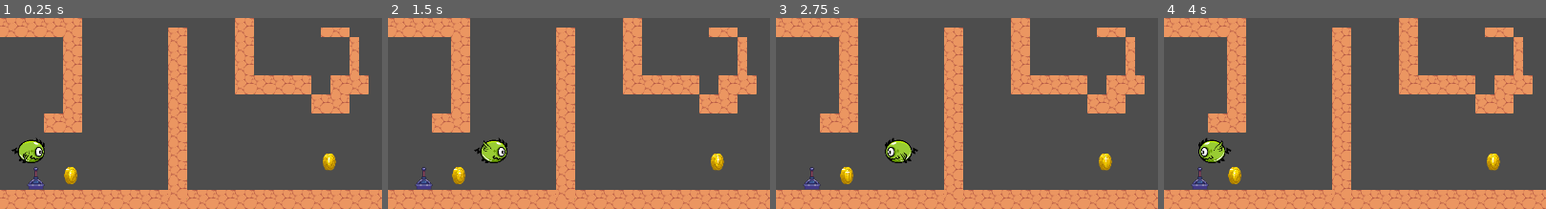
Above: before the commit, frames 1-4 (left to right).
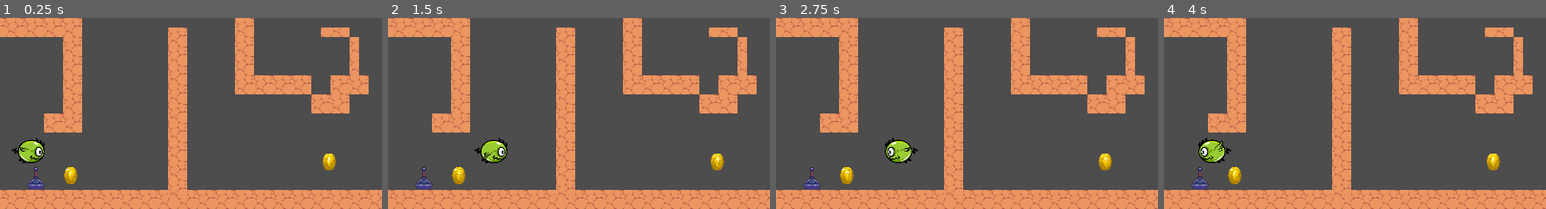
Above: after the commit, the same moments.

Repository: WoraPhet/GoDotMazeLearn
Game: Godot game, scene res://level_1.tscn
Two runs of this game, one before a commit and one after it. Both use one fixed random seed, a clock stepped at 60 frames per second and the inputs below. Sound files missing from this copy of the repository are replaced by a short silence.
Inputs:
- Up to frame 1 (0.25 s): no input
- Up to frame 2 (1.5 s): hold Right (ui_right) 0.53-1.28 s; hold Down (ui_down) from 1.28 s (still down)
- Up to frame 3 (2.75 s): release Down (ui_down) at 2.03 s; hold Right (ui_right) from 2.03 s (still down)
- Up to frame 4 (4 s): release Right (ui_right) at 2.78 s; hold Up (ui_up) 2.78-3.53 s; hold Left (ui_left) from 3.53 s (still down)
The pictures show only the part of the screen within x 9-59%, y 50-100%; the shares and areas given below are measured in that part.

The runs differ from the first frame. In frame 1, less than 0.1% of the frame differs, in the area x 5-8%, y 67-75%; in frame 2, less than 0.1%, in the area x 24-28%, y 64-74%; in frame 3, less than 0.1%; in frame 4, nothing differs.

Commit message:
Page link start game gameover scoreboard goback

Diff:
--- /dev/null
+++ b/GoBack.gd
@@ -0,0 +1,4 @@
+extends Button
+
+func _pressed():
+	get_tree().change_scene_to_file("res://level_1.tscn")
--- /dev/null
+++ b/GoBack_ToStartMenu_BTN.gd
@@ -0,0 +1,5 @@
+extends Button
+
+
+func _pressed():
+	get_tree().change_scene_to_file("res://start_menu.tscn")
--- /dev/null
+++ b/ScoreBoard.gd
@@ -0,0 +1,5 @@
+extends Button
+
+
+func _pressed():
+	get_tree().change_scene_to_file("res://score_board_page.tscn")
--- /dev/null
+++ b/Start_BTN.gd
@@ -0,0 +1,5 @@
+extends Button
+
+
+func _pressed():
+	get_tree().change_scene_to_file("res://level_1.tscn")
--- /dev/null
+++ b/game_over.tscn
@@ -0,0 +1,37 @@
+[gd_scene load_steps=4 format=3 uid="uid://duo78dps3sd4t"]
+
+[ext_resource type="PackedScene" uid="uid://curmfm2h1efkn" path="res://go_back_to_start_menu_btn.tscn" id="2_bc6qd"]
+[ext_resource type="PackedScene" uid="uid://bvfdfy0qgn0ul" path="res://score_board.tscn" id="2_bnlxv"]
+
+[sub_resource type="FontVariation" id="FontVariation_h6dhk"]
+
+[node name="GameOver" type="Node2D"]
+
+[node name="Control" type="Control" parent="."]
+layout_mode = 3
+anchors_preset = 0
+offset_right = 40.0
+offset_bottom = 40.0
+
+[node name="Label" type="Label" parent="Control"]
+layout_mode = 0
+offset_left = 479.0
+offset_top = 289.0
+offset_right = 765.0
+offset_bottom = 361.0
+theme_override_fonts/font = SubResource("FontVariation_h6dhk")
+theme_override_font_sizes/font_size = 50
+text = "GAME OVER"
+
+[node name="ScoreBoard" parent="Control" instance=ExtResource("2_bnlxv")]
+layout_mode = 0
+offset_left = 488.0
+offset_top = 430.0
+offset_right = 590.0
+offset_bottom = 461.0
+
+[node name="GoBack_ToStartMenu_BTN" parent="Control" instance=ExtResource("2_bc6qd")]
+offset_left = 659.0
+offset_top = 429.0
+offset_right = 729.0
+offset_bottom = 460.0
--- /dev/null
+++ b/go_back_to_start_menu_btn.tscn
@@ -0,0 +1,9 @@
+[gd_scene load_steps=2 format=3 uid="uid://curmfm2h1efkn"]
+
+[ext_resource type="Script" path="res://GoBack_ToStartMenu_BTN.gd" id="1_pkc0i"]
+
+[node name="GoBack_ToStartMenu_BTN" type="Button"]
+offset_right = 8.0
+offset_bottom = 8.0
+text = "Go back"
+script = ExtResource("1_pkc0i")
--- a/monster_1.tscn
+++ b/monster_1.tscn
@@ -36,7 +36,7 @@
 scale = Vector2(0.05, 0.05)
 sprite_frames = SubResource("SpriteFrames_fvypi")
 autoplay = "default"
-frame_progress = 0.910537
+frame_progress = 0.190556
 
 [node name="CollisionShape2D" type="CollisionShape2D" parent="."]
 position = Vector2(0.5, 0)
--- a/player.gd
+++ b/player.gd
@@ -33,3 +33,5 @@
 func _on_area_2d_2_body_entered(body):
 	if body.name == "Player":
 		$ProgressBar.value -= 10
+	if $ProgressBar.value <= 0:
+		get_tree().change_scene_to_file("res://game_over.tscn")
--- /dev/null
+++ b/score_board.tscn
@@ -0,0 +1,9 @@
+[gd_scene load_steps=2 format=3 uid="uid://bvfdfy0qgn0ul"]
+
+[ext_resource type="Script" path="res://ScoreBoard.gd" id="1_qrk6b"]
+
+[node name="ScoreBoard_BTN" type="Button"]
+offset_right = 8.0
+offset_bottom = 8.0
+text = "Score Board"
+script = ExtResource("1_qrk6b")
--- /dev/null
+++ b/score_board_page.tscn
@@ -0,0 +1,18 @@
+[gd_scene load_steps=2 format=3 uid="uid://cexjls2u4sqge"]
+
+[ext_resource type="PackedScene" uid="uid://curmfm2h1efkn" path="res://go_back_to_start_menu_btn.tscn" id="1_4aays"]
+
+[node name="ScoreBoardPage" type="Node2D"]
+
+[node name="Label" type="Label" parent="."]
+offset_left = 558.0
+offset_top = 150.0
+offset_right = 693.0
+offset_bottom = 176.0
+text = "Score Board Page"
+
+[node name="GoBack_ToStartMenu_BTN" parent="." instance=ExtResource("1_4aays")]
+offset_left = 584.0
+offset_top = 552.0
+offset_right = 654.0
+offset_bottom = 583.0
--- /dev/null
+++ b/start_menu.tscn
@@ -0,0 +1,36 @@
+[gd_scene load_steps=3 format=3 uid="uid://bvt3srdcm1h8q"]
+
+[ext_resource type="Script" path="res://Start_BTN.gd" id="1_d34m6"]
+[ext_resource type="PackedScene" uid="uid://bvfdfy0qgn0ul" path="res://score_board.tscn" id="2_nva35"]
+
+[node name="StartMenu" type="Node2D"]
+
+[node name="Control" type="Control" parent="."]
+layout_mode = 3
+anchors_preset = 0
+offset_right = 40.0
+offset_bottom = 40.0
+
+[node name="Label" type="Label" parent="Control"]
+layout_mode = 0
+offset_left = 472.0
+offset_top = 168.0
+offset_right = 783.0
+offset_bottom = 240.0
+theme_override_font_sizes/font_size = 50
+text = "Maze Walker"
+
+[node name="Start_BTN" type="Button" parent="Control"]
+layout_mode = 0
+offset_left = 601.0
+offset_top = 276.0
+offset_right = 647.0
+offset_bottom = 307.0
+text = "Start"
+script = ExtResource("1_d34m6")
+
+[node name="ScoreBoard" parent="." instance=ExtResource("2_nva35")]
+offset_left = 572.0
+offset_top = 341.0
+offset_right = 674.0
+offset_bottom = 372.0
